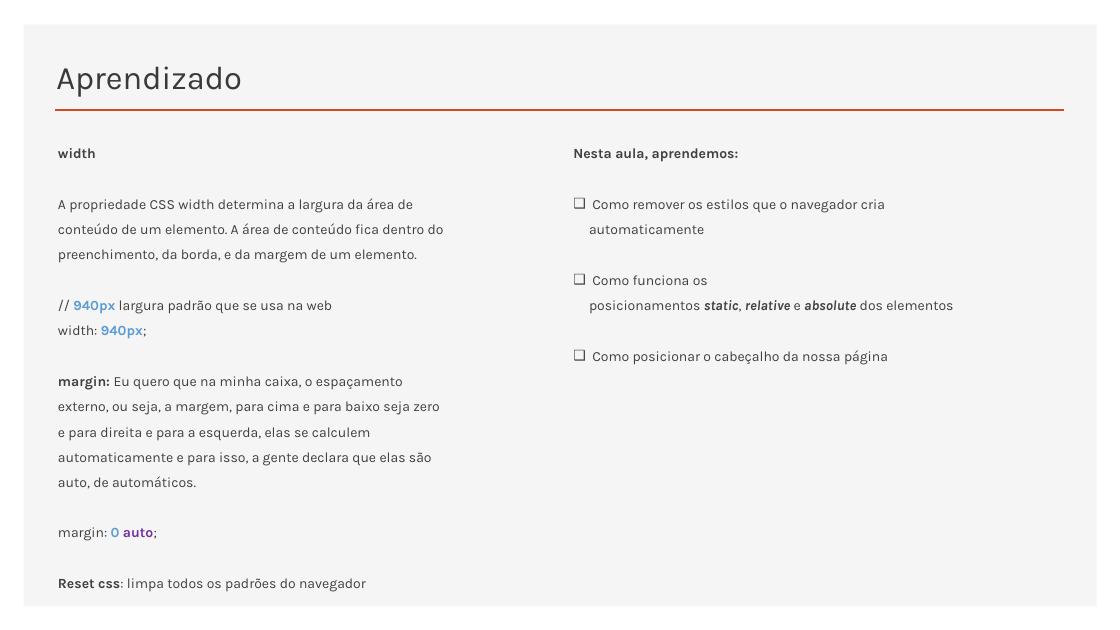
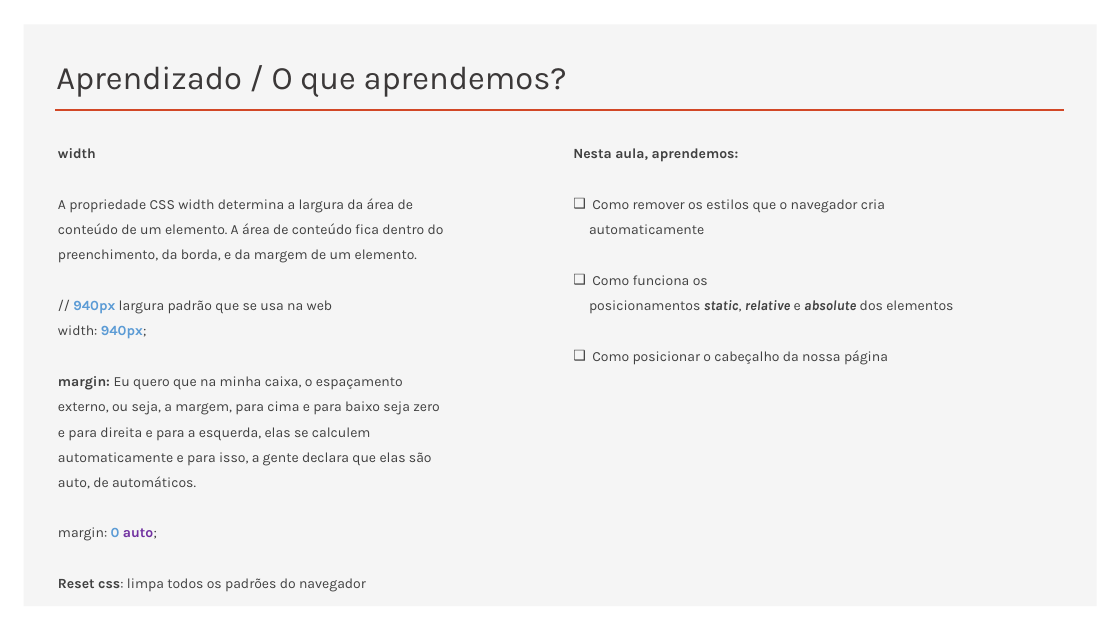
Before and after one commit to RaizaCirne/app-flex, a slide deck: slide 4 of Trilhas/[Iniciante em Programação T5 - ONE]/Material/04.HTML5_e_CSS3-parte_2.pptx. Drawn at 1120x630 pixels with LibreOffice and Linux fonts; fonts in the diff are those of the drawing. Boxes give left, top, right and bottom in pixels: in the first picture for what was removed or moved away, otherwise in the second. Text is boxed around its words. In the diff, an @@ line names an element or a change of style, - is before the commit and + after.

```diff
--- a/Trilhas/[Iniciante em Programação T5 - ONE]/Material/04.HTML5_e_CSS3-parte_2.pptx
+++ b/Trilhas/[Iniciante em Programação T5 - ONE]/Material/04.HTML5_e_CSS3-parte_2.pptx
@@ title at box(56, 66, 567, 97): text changed @@
-Aprendizado
+Aprendizado / O que aprendemos?
```
Also in this commit, not shown: 2 other slides changed, 5 slides added.
